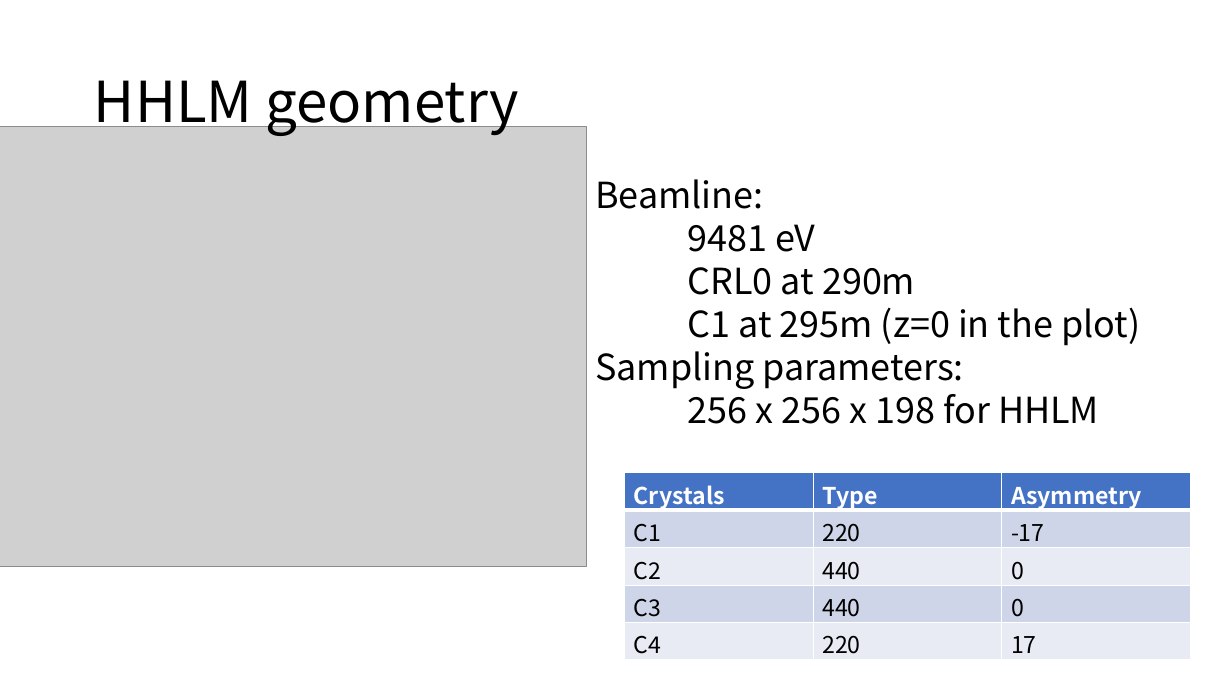
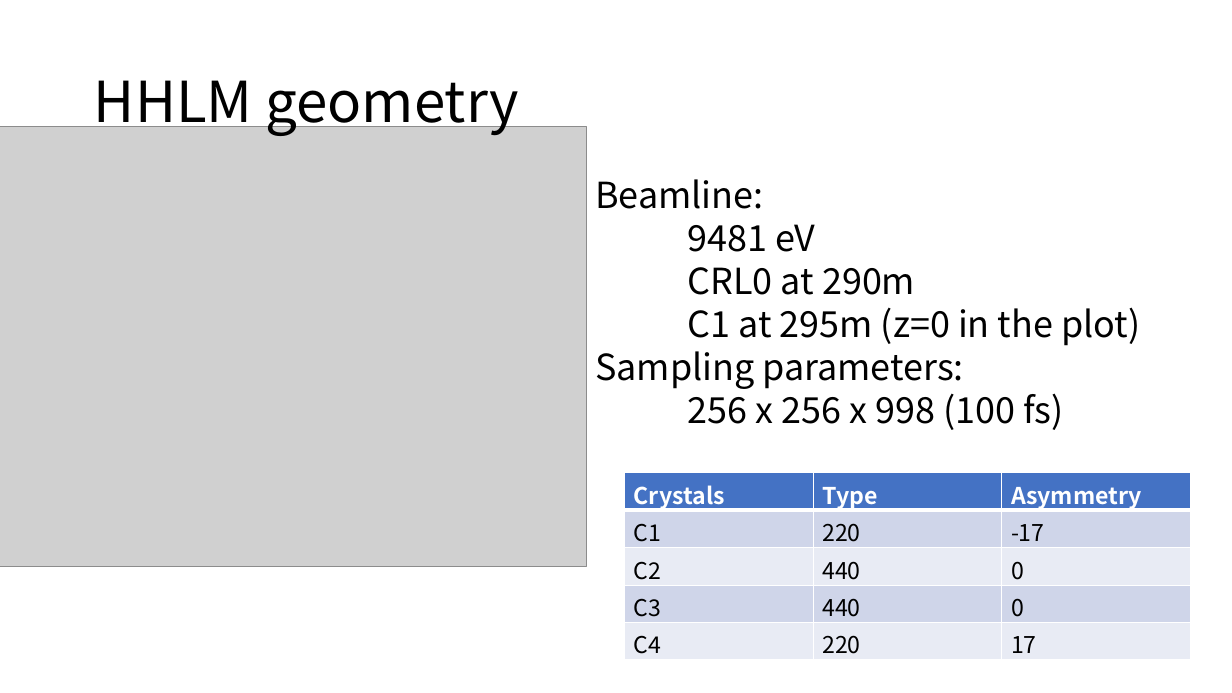
Before and after one commit to nanw0321/DXS_optics, a slide deck: slide 3 of 03-10-21_Meeting.pptx. Drawn at 1232x693 pixels with LibreOffice and Linux fonts; fonts in the diff are those of the drawing; grey boxes stand for pictures. Boxes give left, top, right and bottom in pixels: in the first picture for what was removed or moved away, otherwise in the second. Text is boxed around its words. In the diff, an @@ line names an element or a change of style, - is before the commit and + after.

Commit message:
Update: fixed aliasing at focal plane for HHLM+HRM

```diff
--- a/03-10-21_Meeting.pptx
+++ b/03-10-21_Meeting.pptx
@@ text at [688,387,1063,430]: text changed @@
-256 x 256 x 198 for HHLM
+256 x 256 x 998 (100 fs)
```
Also in this commit, not shown: 7 other slides changed, 5 slides added, 4 slides removed, 38 other files.
